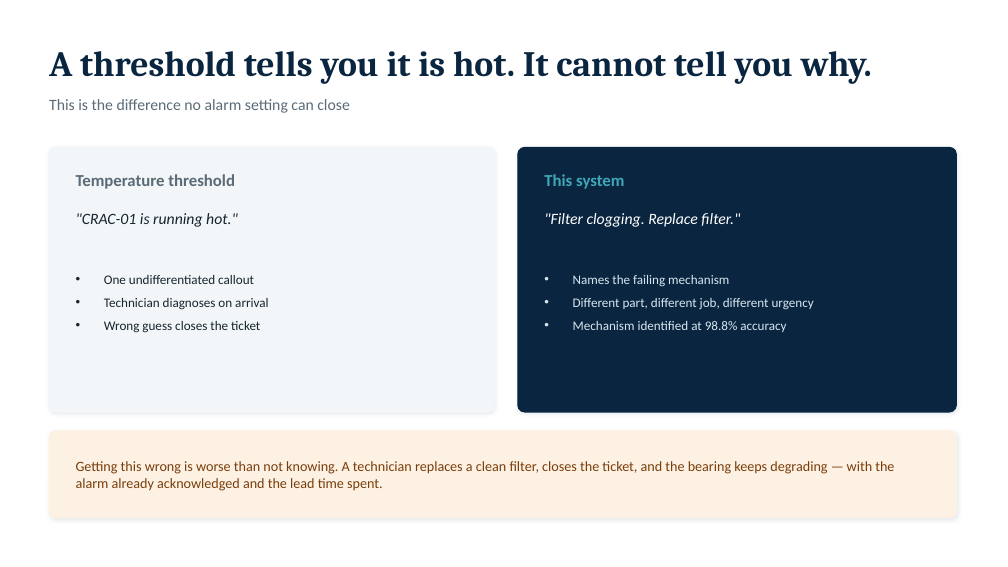
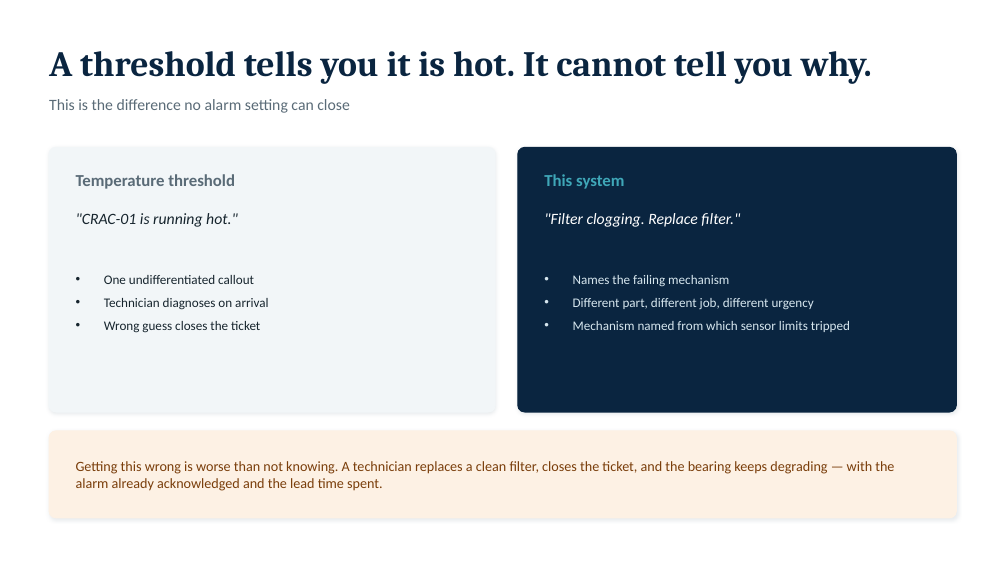
Before and after one commit to johncharles-dev/Data_Center_Digital_Twin, a slide deck: slide 4 of docs/Executive_Pitch.pptx. Drawn at 1008x567 pixels with LibreOffice and Linux fonts; fonts in the diff are those of the drawing. Boxes give left, top, right and bottom in pixels: in the first picture for what was removed or moved away, otherwise in the second. Text is boxed around its words. In the diff, an @@ line names an element or a change of style, - is before the commit and + after.

```diff
--- a/docs/Executive_Pitch.pptx
+++ b/docs/Executive_Pitch.pptx
@@ text at box(573, 321, 850, 332): text changed @@
-• Mechanism identified at 98.8% accuracy
+• Mechanism named from which sensor limits tripped
```
Also in this commit, not shown: 1 other slide changed, 5 other files.
